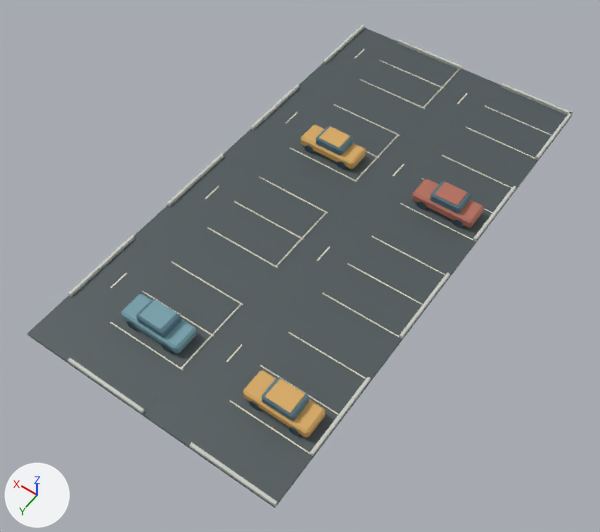
A saved change to the Blender file assets/facilities/parking-large-4x8/facility.blend.
One viewpoint serves both versions: a 50 mm camera at (-17.4, 27.2, 36.3) aimed at (-0.2, 3.2, -1.4). The axes (+X, +Y, +Z) are drawn at lower left. The lights are the same throughout. The first picture is the older version.
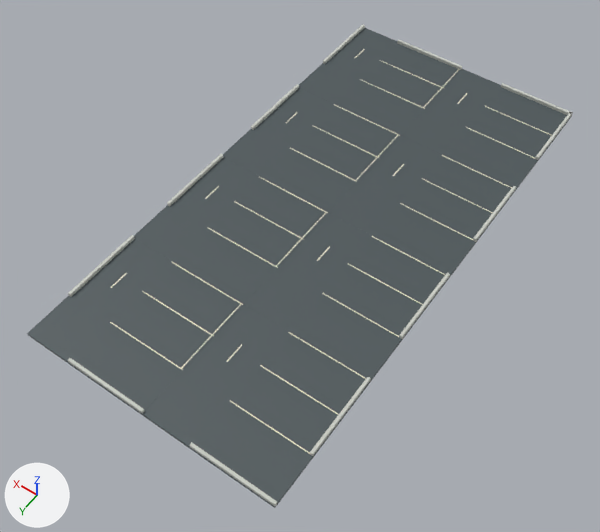
The change, as a diff of the scene's bpy script:
```diff
--- a/assets/facilities/parking-large-4x8/facility.blend.py
+++ b/assets/facilities/parking-large-4x8/facility.blend.py
@@ ob_parkedcarbody @@
-ob_parkedcarbody = bpy.data.objects.new('ParkedCarBody', me_parkedcarbody)
@@ ob_parkedcarcabin @@
-ob_parkedcarcabin = bpy.data.objects.new('ParkedCarCabin', me_parkedcarcabin)
@@ ob_parkedcarroof @@
-ob_parkedcarroof = bpy.data.objects.new('ParkedCarRoof', me_parkedcarroof)
@@ ob_parkedcarwheel @@
-ob_parkedcarwheel = bpy.data.objects.new('ParkedCarWheel', me_parkedcarwheel)
@@ ob_parkedcarwheel_002 @@
-ob_parkedcarwheel_002 = bpy.data.objects.new('ParkedCarWheel.002', me_parkedcarwheel_002)
@@ ob_parkedcarbody_001 @@
-ob_parkedcarbody_001 = bpy.data.objects.new('ParkedCarBody.001', me_parkedcarbody_001)
@@ ob_parkedcarcabin_001 @@
-ob_parkedcarcabin_001 = bpy.data.objects.new('ParkedCarCabin.001', me_parkedcarcabin_001)
@@ ob_parkedcarroof_001 @@
-ob_parkedcarroof_001 = bpy.data.objects.new('ParkedCarRoof.001', me_parkedcarroof_001)
@@ ob_parkedcarwheel_004 @@
-ob_parkedcarwheel_004 = bpy.data.objects.new('ParkedCarWheel.004', me_parkedcarwheel_004)
@@ ob_parkedcarwheel_006 @@
-ob_parkedcarwheel_006 = bpy.data.objects.new('ParkedCarWheel.006', me_parkedcarwheel_006)
@@ ob_parkedcarbody_002 @@
-ob_parkedcarbody_002 = bpy.data.objects.new('ParkedCarBody.002', me_parkedcarbody_002)
@@ ob_parkedcarcabin_002 @@
-ob_parkedcarcabin_002 = bpy.data.objects.new('ParkedCarCabin.002', me_parkedcarcabin_002)
@@ ob_parkedcarroof_002 @@
-ob_parkedcarroof_002 = bpy.data.objects.new('ParkedCarRoof.002', me_parkedcarroof_002)
@@ ob_parkedcarwheel_008 @@
-ob_parkedcarwheel_008 = bpy.data.objects.new('ParkedCarWheel.008', me_parkedcarwheel_008)
@@ ob_parkedcarwheel_010 @@
-ob_parkedcarwheel_010 = bpy.data.objects.new('ParkedCarWheel.010', me_parkedcarwheel_010)
@@ ob_parkedcarbody_003 @@
-ob_parkedcarbody_003 = bpy.data.objects.new('ParkedCarBody.003', me_parkedcarbody_003)
@@ ob_parkedcarcabin_003 @@
-ob_parkedcarcabin_003 = bpy.data.objects.new('ParkedCarCabin.003', me_parkedcarcabin_003)
@@ ob_parkedcarroof_003 @@
-ob_parkedcarroof_003 = bpy.data.objects.new('ParkedCarRoof.003', me_parkedcarroof_003)
@@ ob_parkedcarwheel_012 @@
-ob_parkedcarwheel_012 = bpy.data.objects.new('ParkedCarWheel.012', me_parkedcarwheel_012)
@@ ob_parkedcarwheel_014 @@
-ob_parkedcarwheel_014 = bpy.data.objects.new('ParkedCarWheel.014', me_parkedcarwheel_014)
```

Changed parts and their boxes (x1, y1, x2, y2) in the pictures (600 x 532 px):
'ParkedCarBody', deleted (orange)
    before: (243, 370, 325, 437)
'ParkedCarBody.002', deleted (cyan)
    before: (121, 294, 197, 353)
'ParkedCarBody.001', deleted (orange)
    before: (412, 179, 484, 227)
'ParkedCarBody.003', deleted (orange)
    before: (301, 125, 366, 169)
'ParkedCarRoof', deleted (orange)
    before: (265, 379, 305, 413)
'ParkedCarRoof.002', deleted (cyan)
    before: (139, 300, 177, 330)
'ParkedCarCabin', deleted (blue)
    before: (262, 377, 309, 421)
'ParkedCarCabin.002', deleted (blue)
    before: (136, 299, 181, 338)
'ParkedCarRoof.001', deleted (orange)
    before: (435, 182, 468, 205)
'ParkedCarCabin.001', deleted
    before: (430, 181, 471, 214)
'ParkedCarRoof.003', deleted
    before: (319, 126, 350, 148)
'ParkedCarCabin.003', deleted
    before: (316, 126, 353, 156)
'ParkedCarWheel.004', deleted
    before: (453, 219, 463, 228)
'ParkedCarWheel', deleted
    before: (289, 427, 300, 436)
'ParkedCarWheel.006', deleted
    before: (417, 201, 427, 210)
'ParkedCarWheel.002', deleted
    before: (249, 401, 259, 410)
'ParkedCarWheel.012', deleted
    before: (337, 161, 346, 170)
'ParkedCarWheel.014', deleted
    before: (305, 145, 314, 154)
'ParkedCarWheel.008', deleted
    before: (162, 344, 172, 353)
'ParkedCarWheel.010', deleted
    before: (127, 321, 137, 330)
